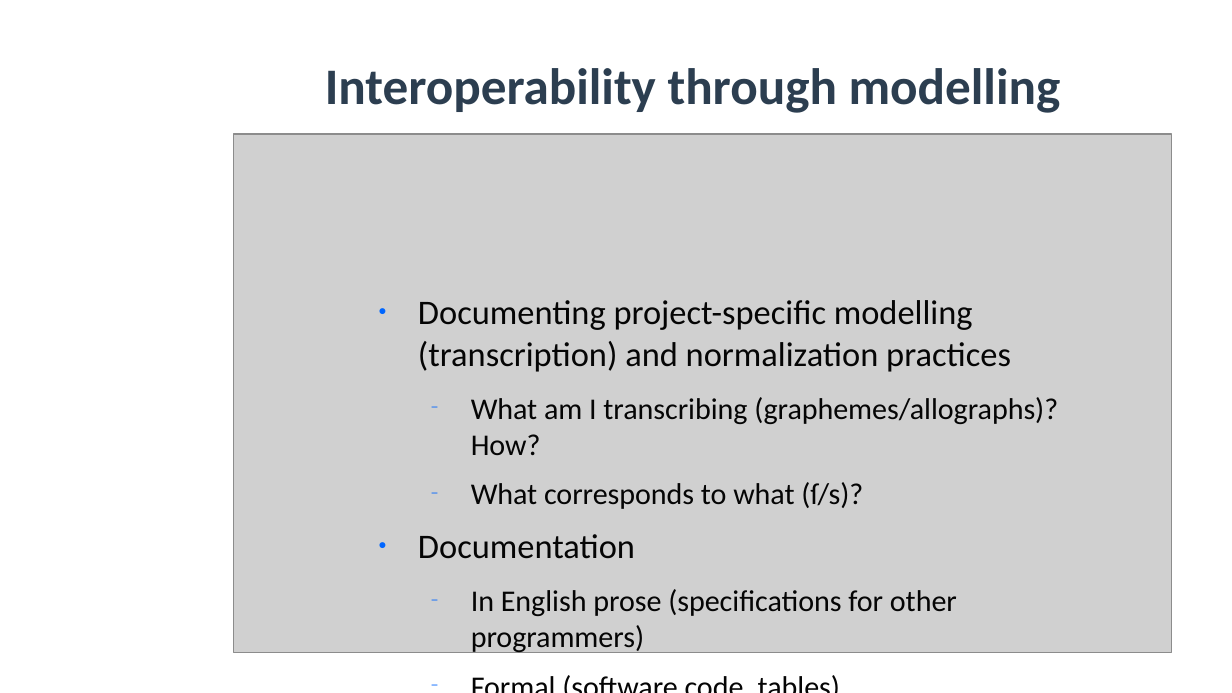
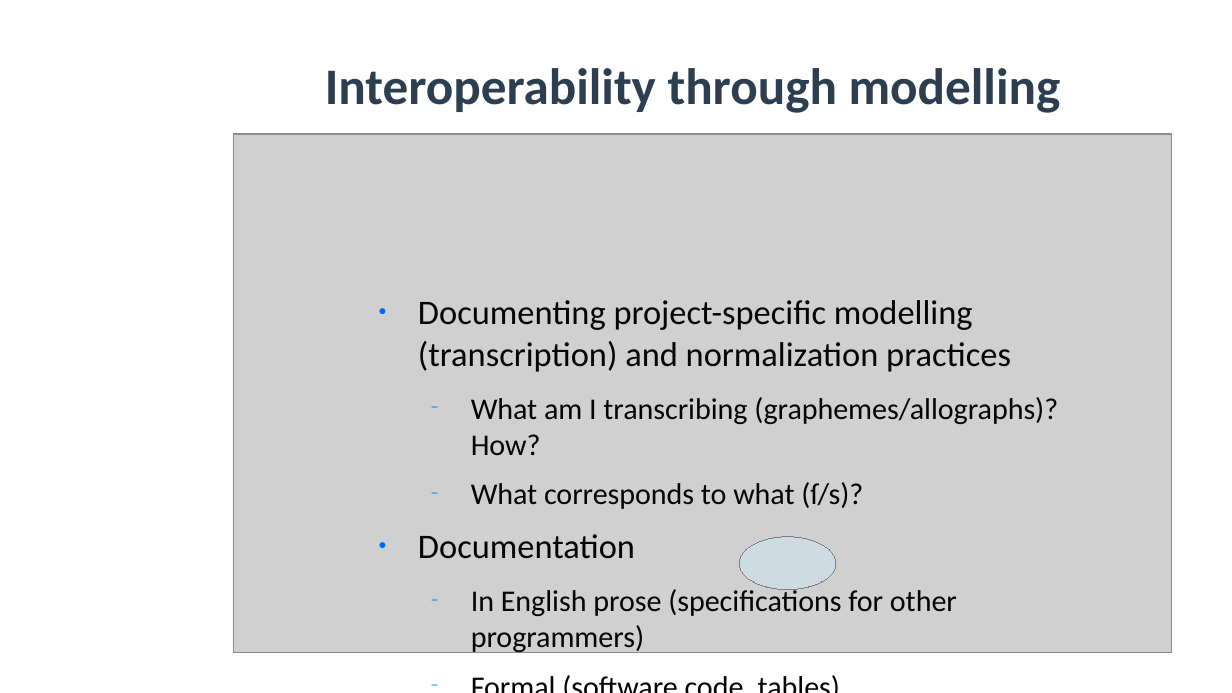
Before and after one commit to SunoikisisDC/SunoikisisDC-2021-2022, a slide deck: slide 39 of Summer/Session3_Monella.odp (slide 40 before the commit). Drawn at 1232x693 pixels with LibreOffice and Linux fonts; fonts in the diff are those of the drawing; grey boxes stand for pictures; background and template pictures are left out. Boxes give left, top, right and bottom in pixels: in the first picture for what was removed or moved away, otherwise in the second. Text is boxed around its words. In the diff, an @@ line names an element or a change of style, - is before the commit and + after.

```diff
--- a/Summer/Session3_Monella.odp
+++ b/Summer/Session3_Monella.odp
@@ ellipse added at box(739, 537, 836, 589), fill #CFE7F5 at 50% opacity, outline #808080 0 pt @@
```
Also in this commit, not shown: 10 other slides changed, 1 slide removed, 1 other file.
